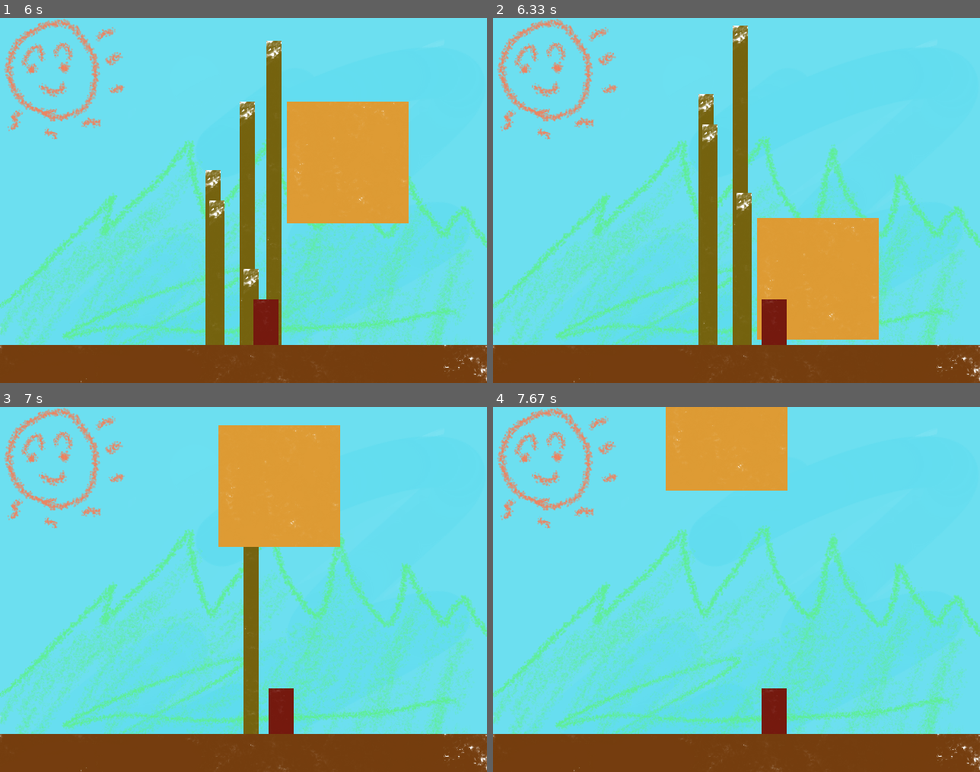
Above: before the commit, frames 1-4 (two rows, left to right).
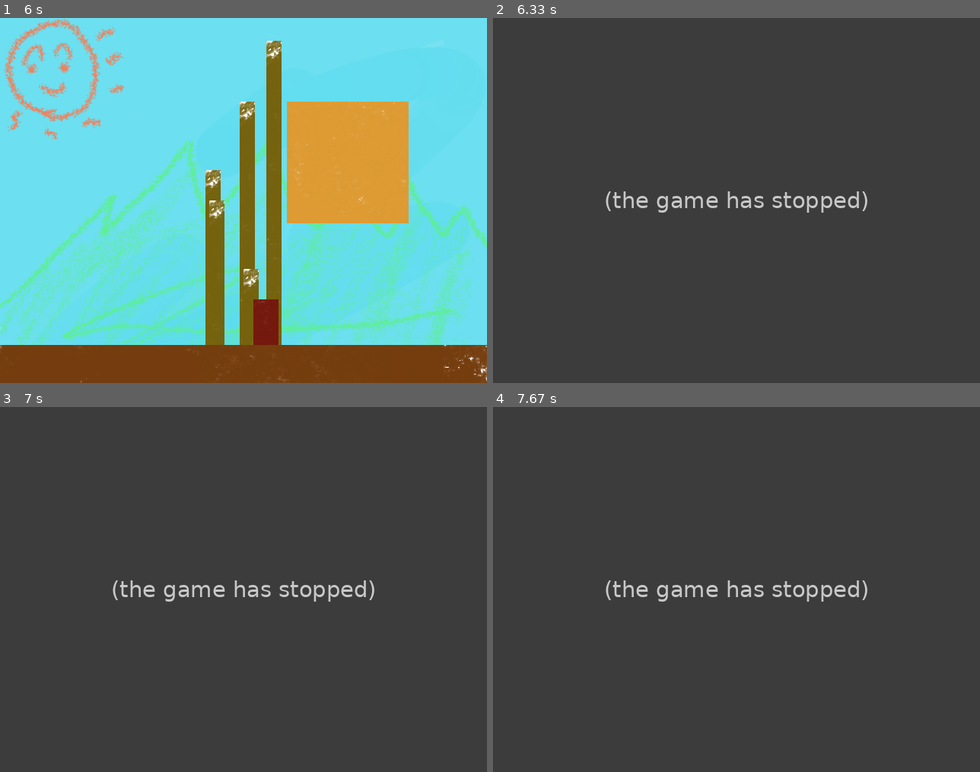
Above: after the commit, the same moments.

Repository: jasper-oh/pygame
Game: pygame game, started from 1_frame_background_stage_character.py
Two runs of this game, one before a commit and one after it. Both use one fixed random seed, a clock stepped at 60 frames per second and the inputs below.
Inputs:
- Up to frame 1 (6 s): hold Right 0.33-0.8 s; hold Right 0.83-1.3 s; tap Space at 0.9, 1.2, 1.4, 1.7, 1.97, 2.27, 2.4, 2.7, 3.07, 3.37, 4.07, 4.37, 4.57, 4.87, 5.13, 5.43, 5.57, 5.87 s; hold Left 1.33-1.87 s; hold Left 1.9-2.3 s; hold Right 2.33-2.97 s; hold Left 3-3.47 s; hold Right 4-4.47 s; hold Left 4.5-5.03 s; hold Left 5.07-5.47 s; hold Right from 5.5 s (still down)
- Up to frame 2 (6.33 s): release Right at 6.13 s
- Up to frame 3 (7 s): no input
- Up to frame 4 (7.67 s): no input

Frame 1 is identical in both runs. In frame 2, 100% of the frame differs, in the area x 0-100%, y 0-100%; in frame 3, 100%; in frame 4, 100%.
After the commit the program exited at 6.2 s; later frames show no game.

Commit message:
ball character collision
dealing with ball&character collision

Diff:
--- a/1_frame_background_stage_character.py
+++ b/1_frame_background_stage_character.py
@@ -132,6 +132,25 @@
         ball_val["pos_x"] += ball_val["to_x"]
         ball_val["pos_y"] += ball_val["to_y"]
 
+    # 충돌 처리
+
+    # 캐릭터 rect 정보 업데이트
+    character_rect = character.get_rect()
+    character_rect.left = character_x_pos
+    character_rect.top = character_y_pos
+
+    for ball_idx, ball_val in enumerate(balls):
+        ball_pos_x = ball_val["pos_x"]
+        ball_pos_y = ball_val["pos_y"]
+        ball_img_index = ball_val["img_idx"]
+
+        ball_rect = ball_images[ball_img_index].get_rect()
+        ball_rect.left = ball_pos_x
+        ball_rect.top = ball_pos_y
+        if character_rect.colliderect(ball_rect):
+            running = False
+            break
+
     screen.blit(background, (0, 0))
 
     for weapon_x_pos, weapon_y_pos in weapons:
